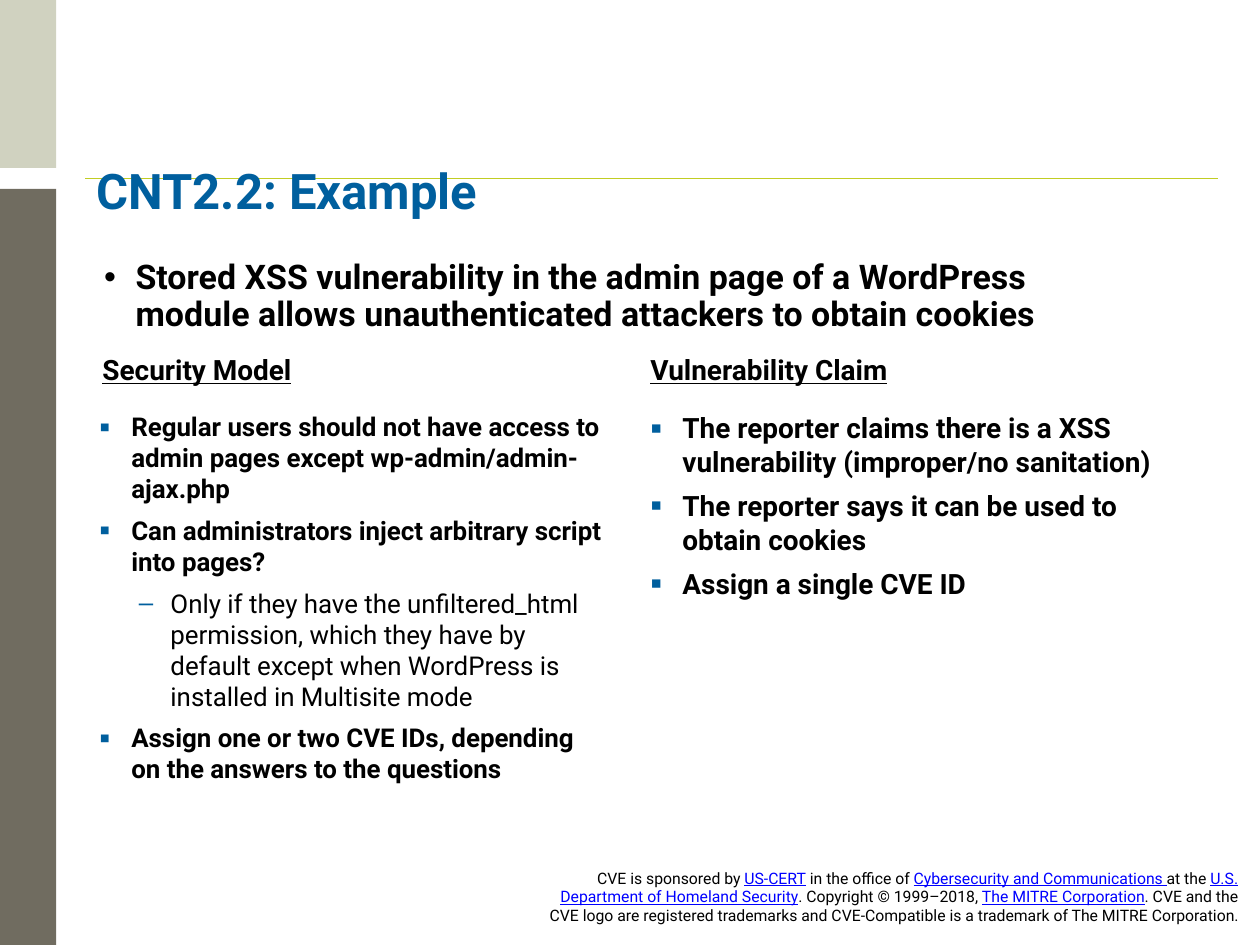
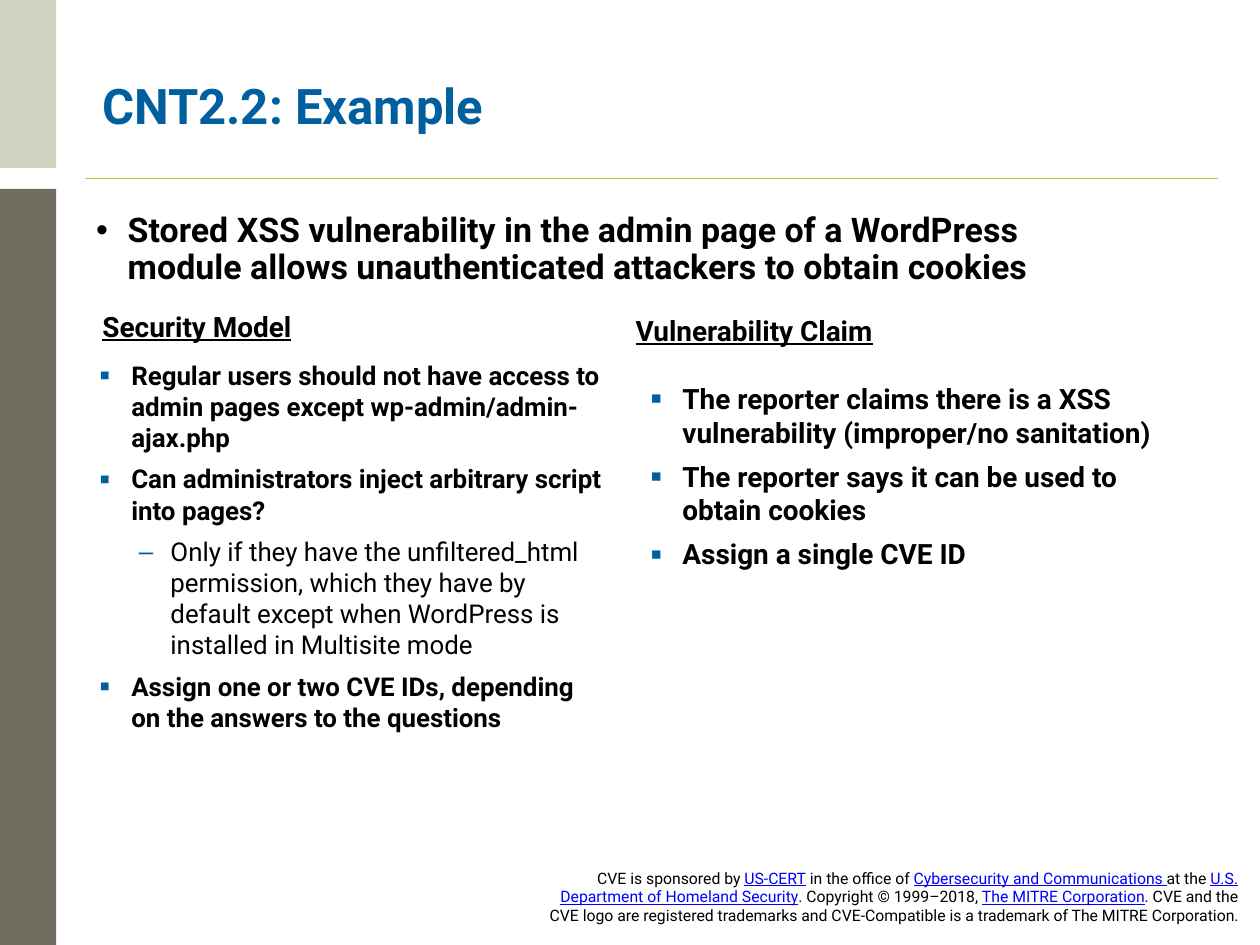
Before and after one commit to CVEProject/cveproject.github.io, a slide deck: slide 28 of docs/cna/CVE Counting Rules Training.pptx (slide 29 before the commit). Drawn at 1260x945 pixels with LibreOffice and Linux fonts; fonts in the diff are those of the drawing; background and template pictures are left out. Boxes give left, top, right and bottom in pixels: in the first picture for what was removed or moved away, otherwise in the second. Text is boxed around its words. In the diff, an @@ line names an element or a change of style, - is before the commit and + after.

Commit message:
Change CNT 1 Example 1

```diff
--- a/docs/cna/CVE Counting Rules Training.pptx
+++ b/docs/cna/CVE Counting Rules Training.pptx
@@ title "CNT2.2: Example": place and size @@
-title "CNT2.2: Example" at <box>97,172,477,219</box>
+title "CNT2.2: Example" at <box>102,87,483,134</box>
@@ text "Stored XSS vulnerability in the ...": place and size @@
-text "Stored XSS vulnerability in the ..." at <box>136,263,1035,327</box>
+text "Stored XSS vulnerability in the ..." at <box>128,216,1027,280</box>
@@ text "Security Model": place and size @@
-text "Security Model" at <box>102,359,291,386</box>
+text "Security Model" at <box>102,316,291,343</box>
@@ text "Vulnerability Claim": place and size @@
-text "Vulnerability Claim" at <box>650,359,887,386</box>
+text "Vulnerability Claim" at <box>636,320,872,347</box>
@@ text "Regular users should not have ...": place and size @@
-text "Regular users should not have ..." at <box>131,416,601,784</box>
+text "Regular users should not have ..." at <box>131,365,601,733</box>
@@ text "The reporter claims there is ..." rewrapped from <box>682,417,1151,600</box> to <box>682,388,1117,570</box> @@
```
Also in this commit, not shown: 18 other slides changed, 1 slide added, 2 slides removed.
